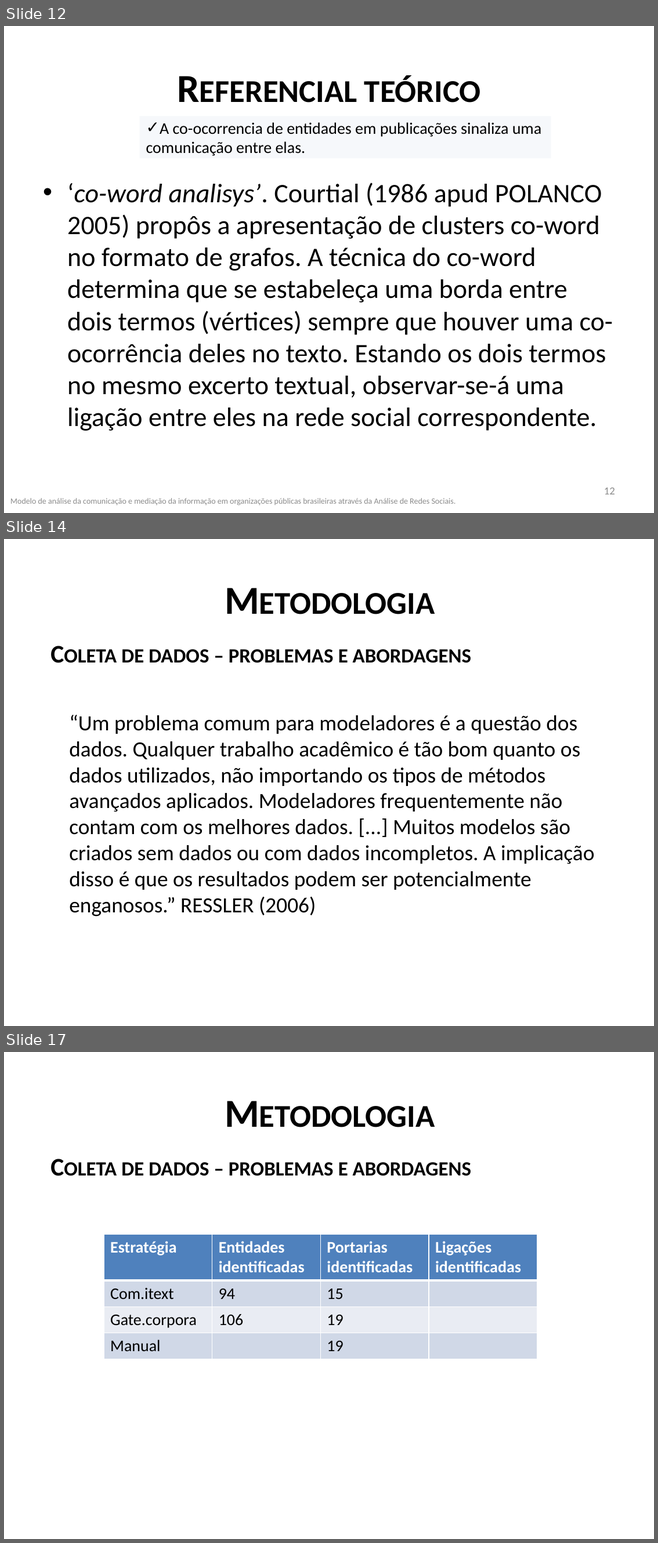
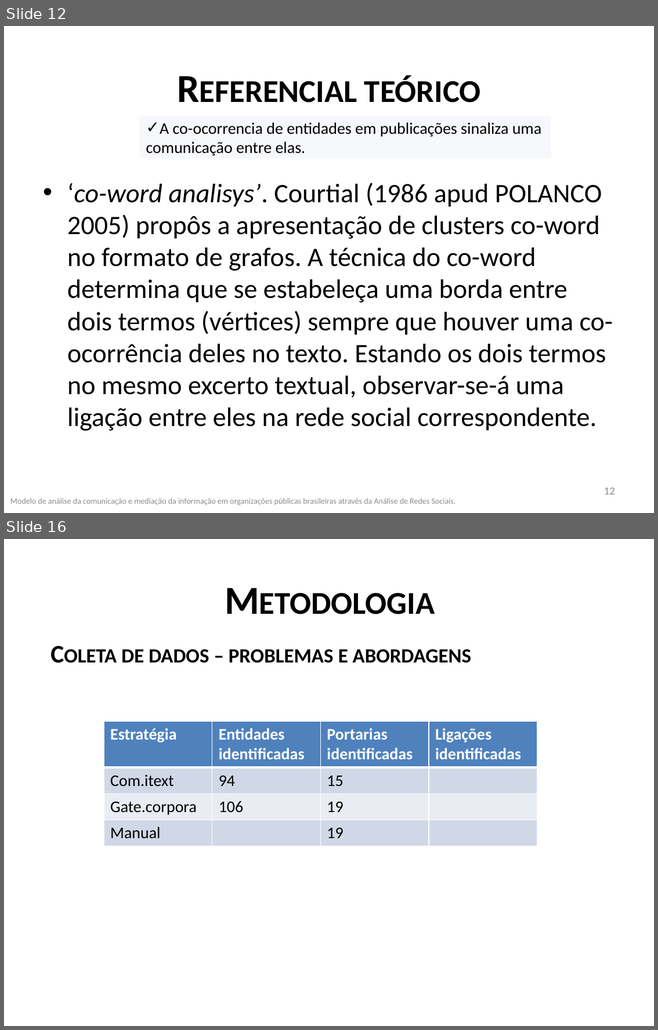
Before and after one commit to frubbs/analisador-dou, a slide deck: Dissertacao/Apresentação1.pptx. Shown one above the other, each under a label of ours: slides 12, 14 and 17 before the commit, slides 12 and 16 after it; the slides between them are not shown. The pictures are 658x1543 and 658x1030 pixels, drawn with LibreOffice and Linux fonts; fonts in the diff are those of the drawing. Boxes give left, top, right and bottom in pixels: in the first picture for what was removed or moved away, otherwise in the second. Text is boxed around its words. In the diff, an @@ line names an element or a change of style, - is before the commit and + after.

```diff
--- a/Dissertacao/Apresentação1.pptx
+++ b/Dissertacao/Apresentação1.pptx
@@ slide 14 removed at [4,539,654,1026], background #FFFFFF @@
@@ title removed at [37,558,622,639] @@
-Metodologia
@@ text removed at [121,649,471,663] @@
-  Coleta de dados – problemas e abordagens
@@ text removed at [69,715,594,917] @@
-“Um problema comum para modeladores é a questão dos dados. Qualquer trabalho acadêmico é tão bom quanto os dados utilizados, não importando os tipos de métodos avançados aplicados. Modeladores frequentemente não contam com os melhores dados. [...] Muitos modelos são criados sem dados ou com dados incompletos. A implicação disso é que os resultados podem ser potencialmente enganosos.” RESSLER (2006)
@@ what was slide 17 is now slide 16 @@
```
Also in this commit, not shown: 8 slides changed, 7 slides added, 4 other slides removed, 18 other files.
